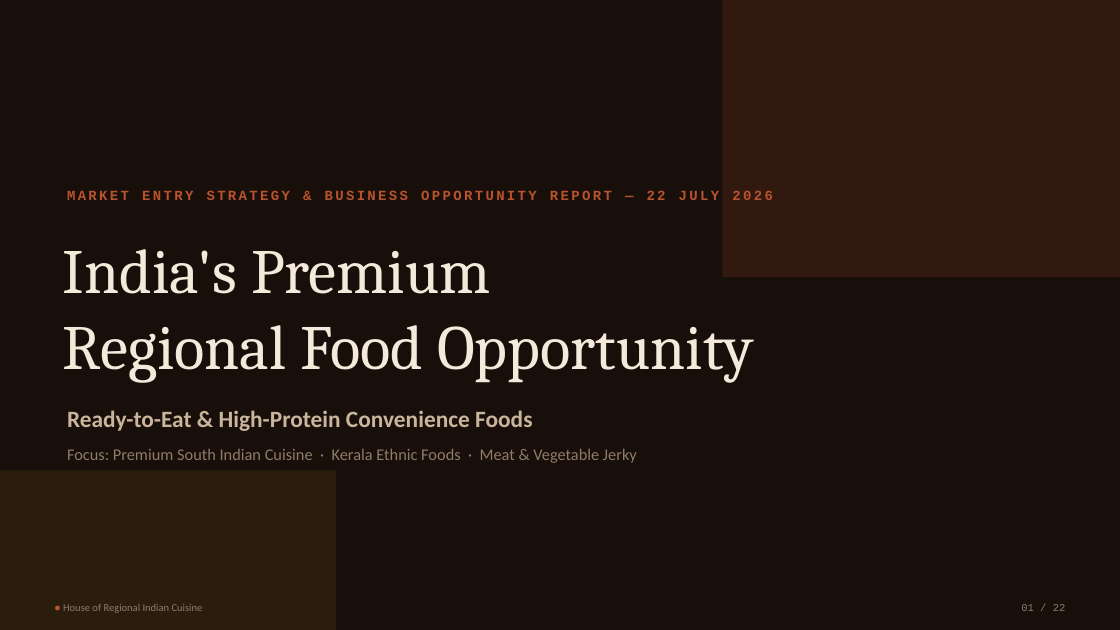
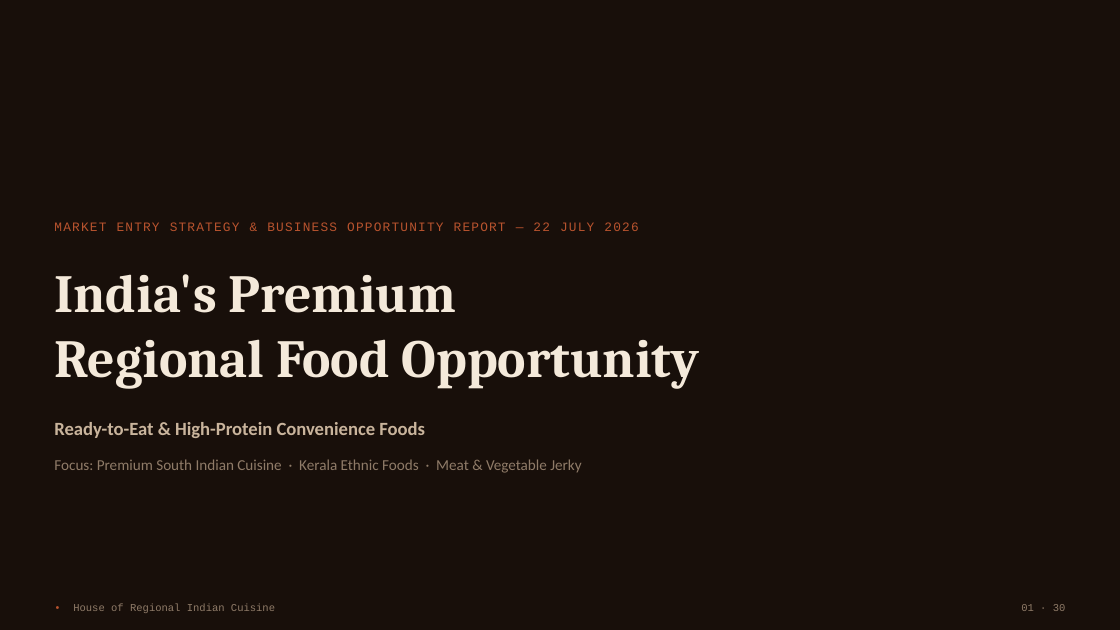
Before and after one commit to adithyark17/SideProjects, a slide deck: slide 1 of india-regional-foods-deck/india-regional-foods-deck.pptx. Drawn at 1120x630 pixels with LibreOffice and Linux fonts; fonts in the diff are those of the drawing. Boxes give left, top, right and bottom in pixels: in the first picture for what was removed or moved away, otherwise in the second. Text is boxed around its words. In the diff, an @@ line names an element or a change of style, - is before the commit and + after.

```diff
--- a/india-regional-foods-deck/india-regional-foods-deck.pptx
+++ b/india-regional-foods-deck/india-regional-foods-deck.pptx
@@ rectangle removed at [723, 0, 1120, 277] @@
@@ text "MARKET ENTRY STRATEGY & BUSINESS ...": place and size @@
-text "MARKET ENTRY STRATEGY & BUSINESS ..." at [67, 190, 773, 200]
+text "MARKET ENTRY STRATEGY & BUSINESS ..." at [54, 222, 638, 231]
@@ text "MARKET ENTRY STRATEGY & BUSINESS ..." at [54, 222, 638, 231]: size 12 to 11 pt, letter spacing 2 to 1 pt, bold off @@
@@ text "India's Premium": place and size @@
-text "India's Premium" at [63, 249, 754, 383]
+text "India's Premium" at [54, 274, 700, 389]
@@ text "India's Premium" at [54, 274, 700, 389]: size 54 to 46 pt, bold on @@
@@ text "Ready-to-Eat & High-Protein Convenience Foods": place and size @@
-text "Ready-to-Eat & High-Protein Convenience Foods" at [67, 410, 532, 431]
+text "Ready-to-Eat & High-Protein Convenience Foods" at [54, 422, 425, 438]
@@ text "Ready-to-Eat & High-Protein Convenience Foods" at [54, 422, 425, 438]: size 20 to 16 pt @@
@@ rectangle removed at [0, 471, 336, 630] @@
@@ text "Focus: Premium South Indian Cuisine ...": place and size @@
-text "Focus: Premium South Indian Cuisine ..." at [67, 448, 637, 463]
+text "Focus: Premium South Indian Cuisine ..." at [54, 459, 581, 473]
@@ text "Focus: Premium South Indian Cuisine ..." at [54, 459, 581, 473]: size 14 to 13 pt @@
@@ text at [73, 604, 275, 613]: text changed; font Calibri to Courier New @@
-● House of Regional Indian Cuisine
+• House of Regional Indian Cuisine
@@ text at [1021, 604, 1066, 611]: text changed @@
-01 / 22
+01 · 30
```
Also in this commit, not shown: 21 other slides changed, 8 slides added, 1 other file.
